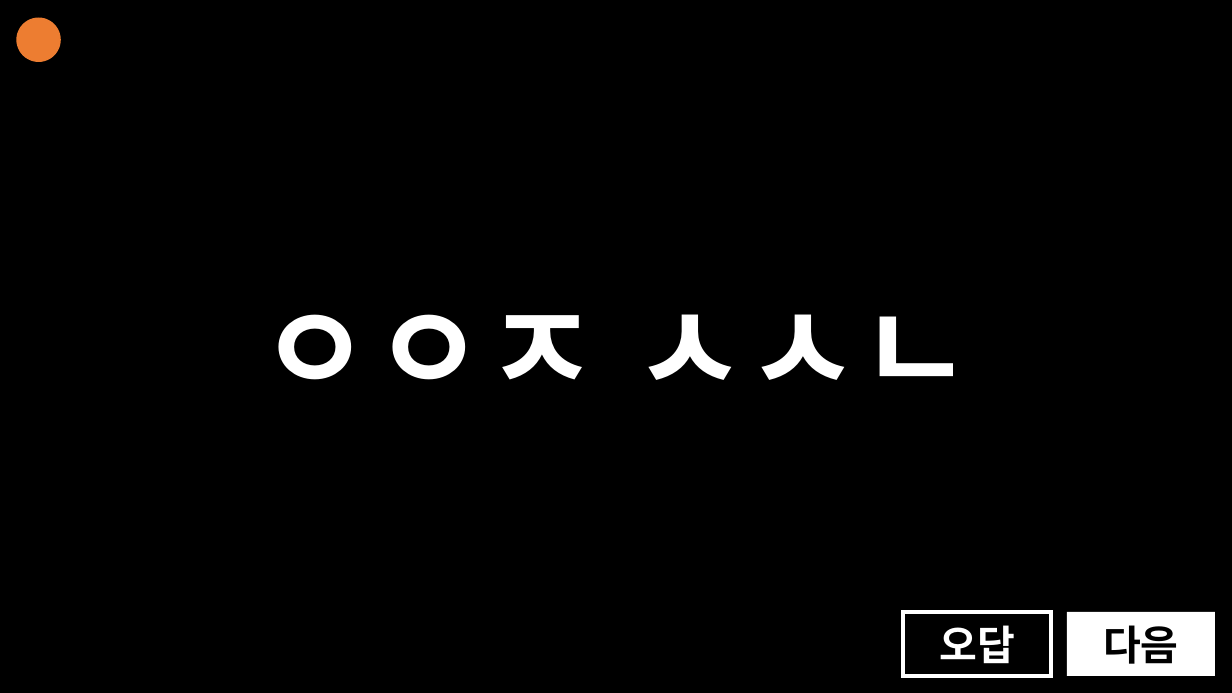
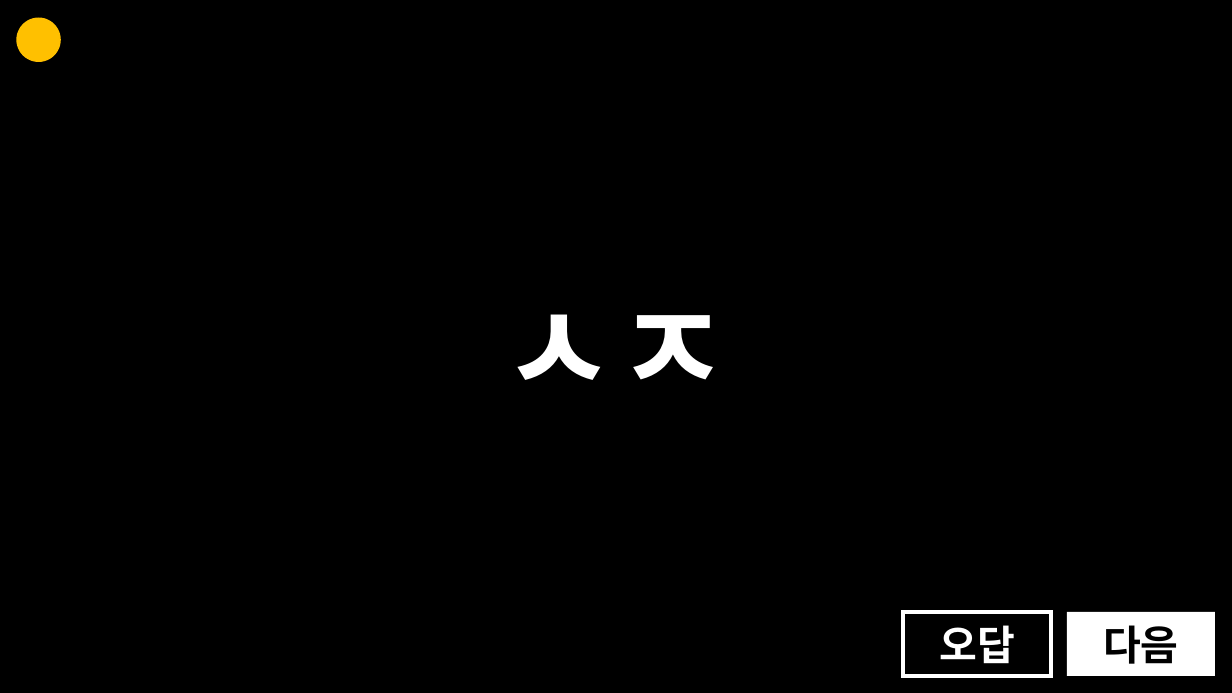
Before and after one commit to mangojun/essay-ppt, a slide deck: slide 11 of ppt/초성 이어 맞추기.pptx (slide 12 before the commit). Drawn at 1232x693 pixels with LibreOffice and Linux fonts; fonts in the diff are those of the drawing. Boxes give left, top, right and bottom in pixels: in the first picture for what was removed or moved away, otherwise in the second. Text is boxed around its words. In the diff, an @@ line names an element or a change of style, - is before the commit and + after.

```diff
--- a/ppt/초성 이어 맞추기.pptx
+++ b/ppt/초성 이어 맞추기.pptx
@@ ellipse at box(17, 18, 61, 62): fill #ED7D31 to #FFC000 @@
@@ text at box(503, 314, 730, 380): text changed @@
-ㅇㅇㅈ ㅅㅅㄴ
+ㅅㅈ
```
Also in this commit, not shown: 7 other slides changed, 12 slides added.
